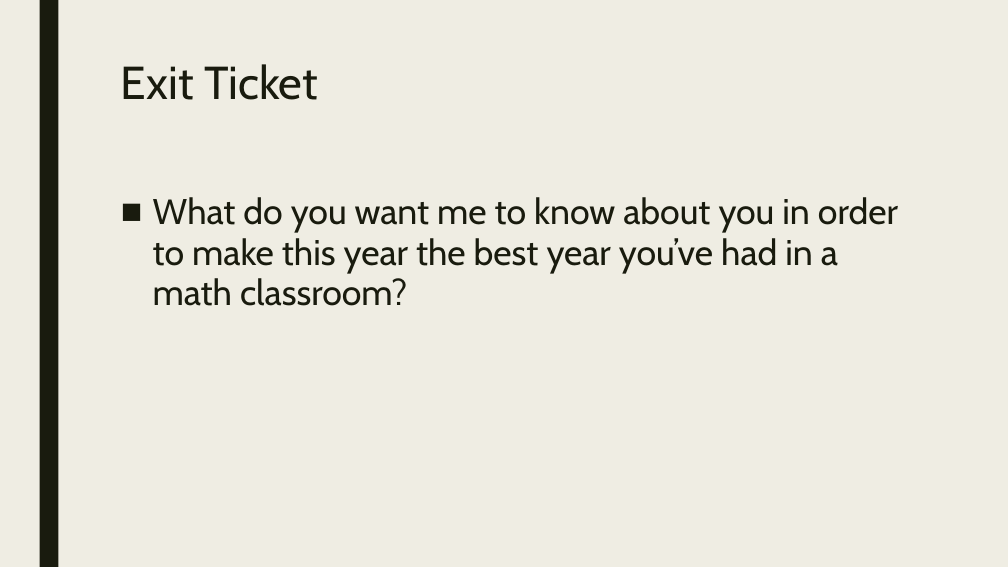
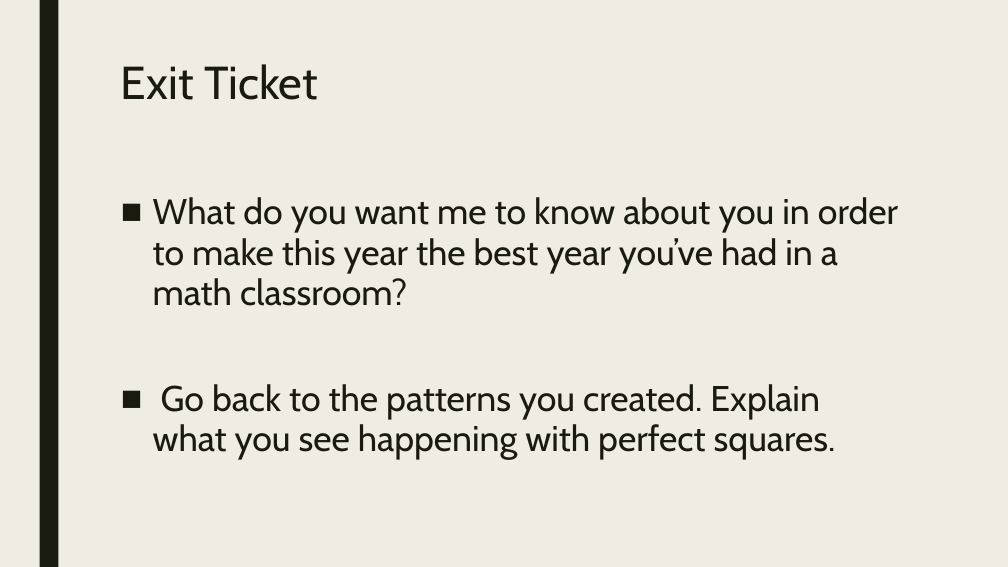
Before and after one commit to codecuddy/OPS-Classes-2018-19, a slide deck: slide 14 of 000_First 5 days of Class_Before Specifics/Day_001.pptx (slide 12 before the commit). Drawn at 1008x567 pixels with LibreOffice and Linux fonts; fonts in the diff are those of the drawing. Boxes give left, top, right and bottom in pixels: in the first picture for what was removed or moved away, otherwise in the second. Text is boxed around its words. In the diff, an @@ line names an element or a change of style, - is before the commit and + after.

```diff
--- a/000_First 5 days of Class_Before Specifics/Day_001.pptx
+++ b/000_First 5 days of Class_Before Specifics/Day_001.pptx
@@ text at [153,384,836,459]: paragraph added @@
+■ Go back to the patterns you created. Explain what you see happening with perfect squares.
```
Also in this commit, not shown: 4 other slides changed, 2 slides added, 1 other file.
